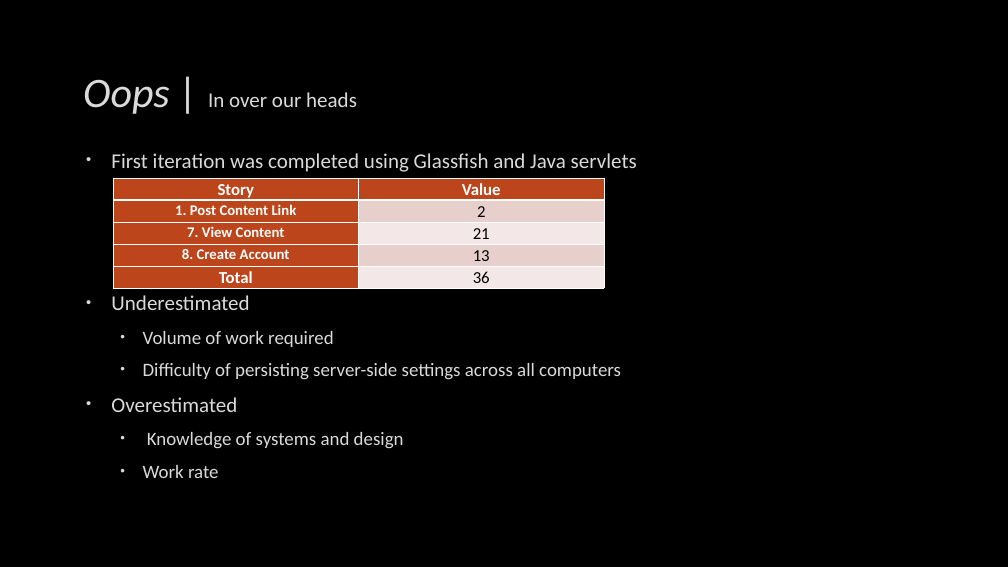
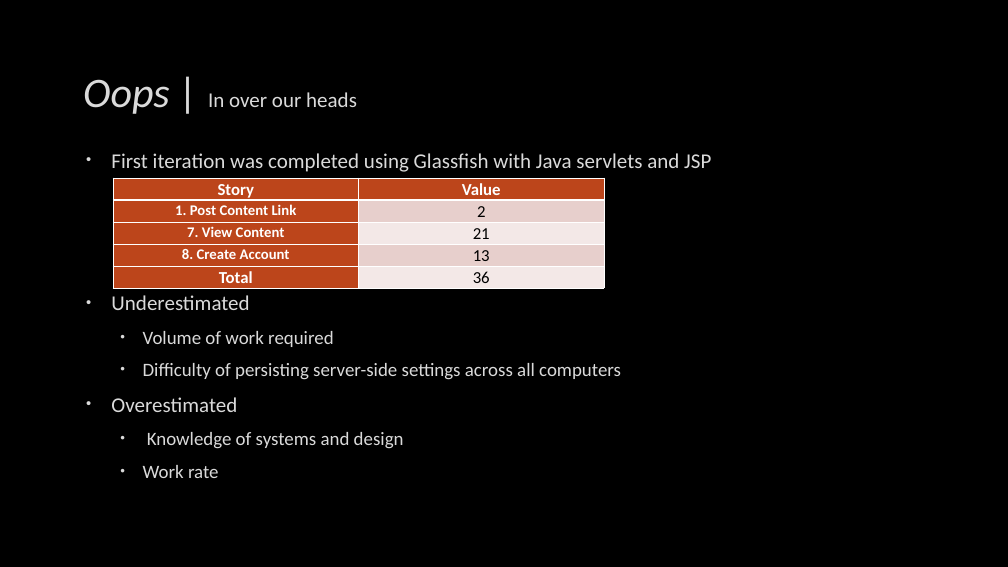
Before and after one commit to CS410TeamOne/2016Elections, a slide deck: slide 3 of Proposals/powerpoint.pptx. Drawn at 1008x567 pixels with LibreOffice and Linux fonts; fonts in the diff are those of the drawing; background and template pictures are left out. Boxes give left, top, right and bottom in pixels: in the first picture for what was removed or moved away, otherwise in the second. Text is boxed around its words. In the diff, an @@ line names an element or a change of style, - is before the commit and + after.

Commit message:
ppt update

```diff
--- a/Proposals/powerpoint.pptx
+++ b/Proposals/powerpoint.pptx
@@ text at (x1=111, y1=153, x2=711, y2=172): text changed @@
-• First iteration was completed using Glassfish and Java servlets
+• First iteration was completed using Glassfish with Java servlets and JSP
```
